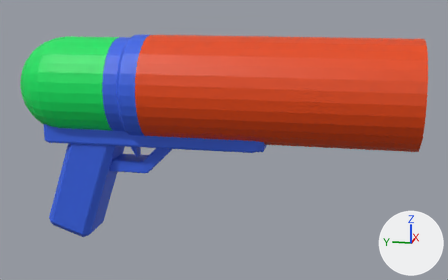
What one commit did to the Blender file Files_Art/gun.blend.
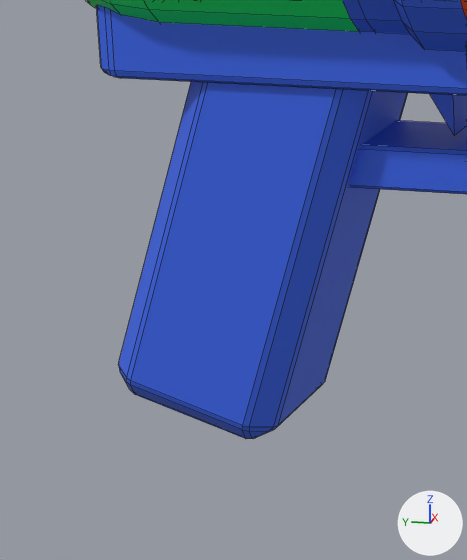
Old and new are each drawn whole from a 50 mm lens placed at (-1.364, -0.618, 0.357), pointed at (0.014, -0.343, 0.012) and again close up on the part from 4% to 31% of the width and 44% to 96% of the height. Lighting does not change. The marker at lower right points along +X, +Y and +Z. The close-ups show mesh edges as thin lines.

The older version as bpy lines, for what is in view:
```python
me_cube_003 = bpy.data.meshes.new('Cube.003')
me_cube_003.from_pydata(...)  # 448 vertices, 420 faces; spans x -0.12..0.12, y -0.762..0.151, z 0.027..0.267
# faces by material slot: [33, 257, 130]
me_cube_003.materials.append(mat_stock)  # orange #e74700
me_cube_003.materials.append(mat_dome)  # green #00e762
me_cube_003.materials.append(mat_stand)  # blue #3964e7
me_cube_004 = bpy.data.meshes.new('Cube.004')
me_cube_004.from_pydata(...)  # 60 vertices, 62 faces; spans x -0.067..0.057, y -0.436..0.093, z -0.221..0.089
me_cube_004.materials.append(mat_stand)  # blue #3964e7
me_cube_005 = bpy.data.meshes.new('Cube.005')
me_cube_005.from_pydata(...)  # 8 vertices, 6 faces; spans x -0.0137..0.0137, y -0.0137..0.0137, z -0.0579..0.0348
me_cube_005.materials.append(mat_stand)  # blue #3964e7
ob_gun = bpy.data.objects.new('Gun', me_cube_003)
ob_gun.location = (0.0052, -0.0095, -0.015)
ob_handle = bpy.data.objects.new('Handle', me_cube_004)
ob_handle.location = (0.0052, -0.0095, -0.015)
_m = ob_handle.modifiers.new('Bevel', 'BEVEL')
_m.width = 0.005
_m.width_pct = 0.005
_m.limit_method = 'NONE'
_m = ob_handle.modifiers.new('Boolean', 'BOOLEAN')
_m.object = ob_gun
ob_trigger = bpy.data.objects.new('Trigger', me_cube_005)
ob_trigger.location = (0.0, -0.1251, 0.0241)
```
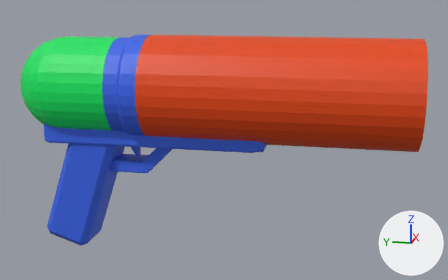
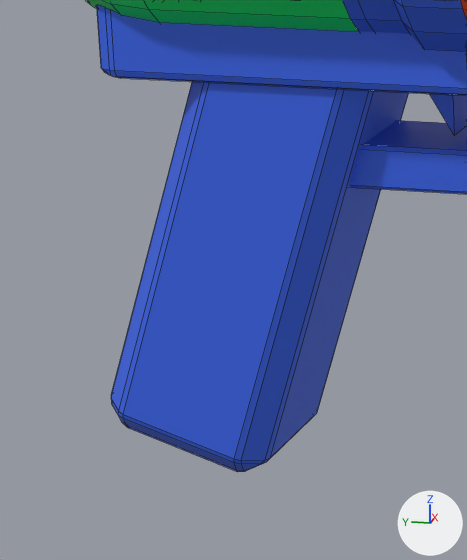
Commit message: Fixed gun's colliding meshes

Patch to the scene script:
```diff
--- a/Files_Art/gun.blend.py
+++ b/Files_Art/gun.blend.py
@@ me_cube_004 @@
 me_cube_004.from_pydata(...)  # 60 vertices, 62 faces; spans x -0.067..0.057, y -0.436..0.093, z -0.221..0.089
 # used by ob_handle; location = (0.0052, -0.0095, -0.015)
+# me_cube_004 part 1: the loose piece of 24 vertices spanning x -0.061..0.051, y -0.097..0.093, z -0.221..0.088 is moved by (0.0, 0.007, -0.023)
 me_cube_004.materials.append(mat_stand)
@@ ob_handle @@
 _m = ob_handle.modifiers.new('Boolean', 'BOOLEAN')
 _m.object = ob_gun
+_m.double_threshold = 0.00007
+_m.solver = 'FLOAT'
```

Location of each change, [x1, y1, x2, y2] in pixels of the close-ups (467 x 560 px; the box of a moved part takes in the faces that stretch with it):
'Handle', reshaped, modifiers changed: before [96, 5, 467, 439]; after [96, 5, 467, 472]
part 1 of me_cube_004, moved or reshaped: before [118, 82, 408, 439]; after [111, 82, 409, 472]
